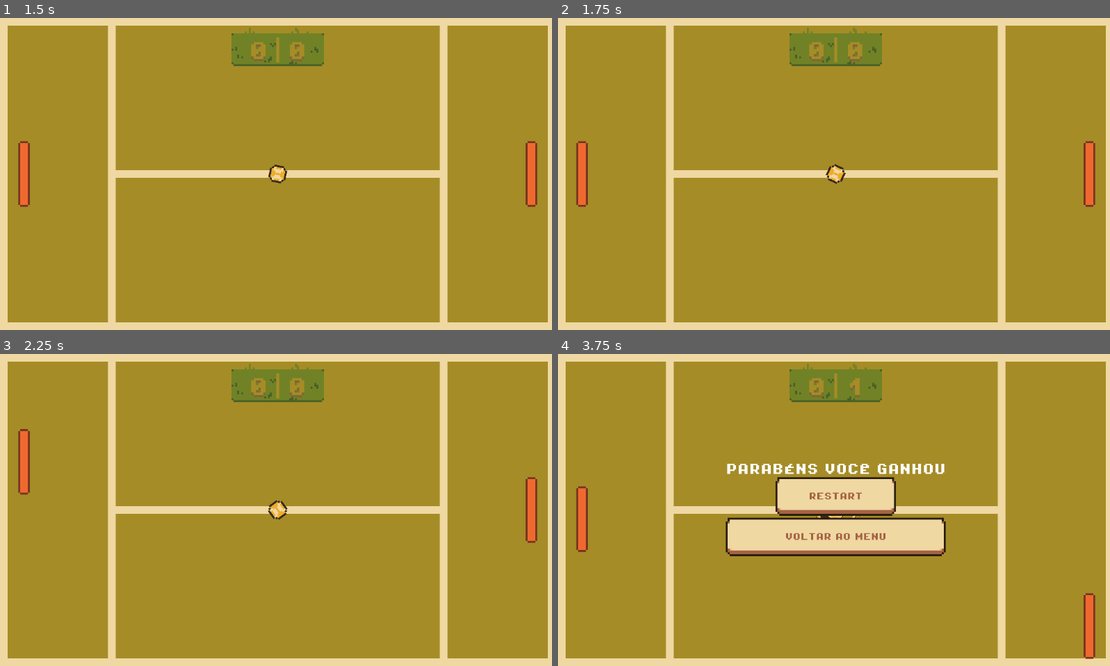
Above: before the commit, frames 1-4 (two rows, left to right).
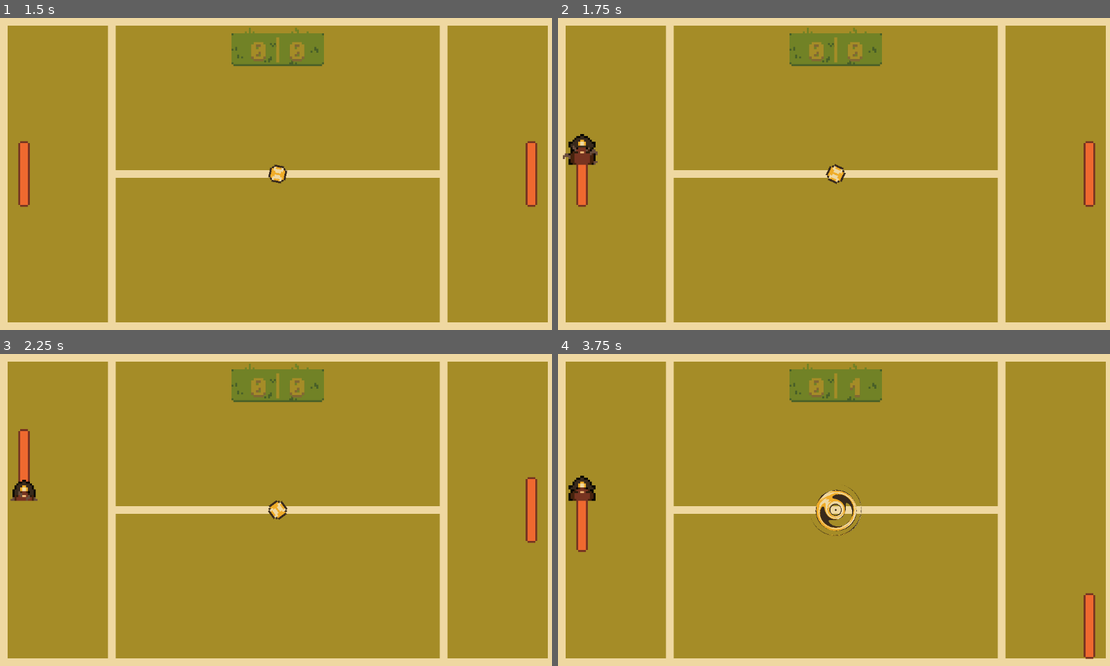
Above: after the commit, the same moments.

Repository: Fivarto/Pong-Git
Game: Godot game, scene res://Scenes/main_menu.tscn
Same seed, same stepped clock (60 frames per second), same inputs: the game is played once before the commit and once after it.
Inputs (mouse positions are in pixels of both pictures, inside the frame that each line leads up to):
- Up to frame 1 (1.5 s): click "START GAME" at 0.5 s; click "P1 X CPU" at 1.25 s
- Up to frame 2 (1.75 s): no input
- Up to frame 3 (2.25 s): move the mouse to (397, 494) at 2.02 s; hold W (p1_move_up) from 2.03 s (still down); hold Z (p1_power_up) from 2.03 s (still down)
- Up to frame 4 (3.75 s): move the mouse to (723, 525) at 2.77 s; release W (p1_move_up) at 2.78 s; release Z (p1_power_up) at 2.78 s; hold S (p1_move_down) 2.78-3.53 s; tap Down (p2_move_down) at 2.85 s; move the mouse to (889, 441) at 3.52 s; hold W (p1_move_up) from 3.53 s (still down); hold Up (p2_move_up) from 3.53 s (still down)

Frame 1 is identical in both runs. In frame 2, 0.4% of the frame differs, in the area x 0-8%, y 37-48%; in frame 3, 0.2%; in frame 4, 8.4%, in the area x 1-71%, y 35-65%.

Commit message:
Mole Added
Testing some field variables

Diff:
--- a/Scenes/Main.tscn
+++ b/Scenes/Main.tscn
@@ -12,6 +12,21 @@
 
 [sub_resource type="RectangleShape2D" id="RectangleShape2D_57iq4"]
 size = Vector2(22, 138)
+
+[sub_resource type="Animation" id="Animation_7d6kp"]
+length = 0.001
+tracks/0/type = "value"
+tracks/0/imported = false
+tracks/0/enabled = true
+tracks/0/path = NodePath(".:scale")
+tracks/0/interp = 1
+tracks/0/loop_wrap = true
+tracks/0/keys = {
+"times": PackedFloat32Array(0),
+"transitions": PackedFloat32Array(1),
+"update": 0,
+"values": [Vector2(1, 1)]
+}
 
 [sub_resource type="Animation" id="Animation_mx3vp"]
 resource_name = "anim_grow"
@@ -28,21 +43,6 @@
 "values": [Vector2(1, 1), Vector2(1, 2)]
 }
 
-[sub_resource type="Animation" id="Animation_7d6kp"]
-length = 0.001
-tracks/0/type = "value"
-tracks/0/imported = false
-tracks/0/enabled = true
-tracks/0/path = NodePath(".:scale")
-tracks/0/interp = 1
-tracks/0/loop_wrap = true
-tracks/0/keys = {
-"times": PackedFloat32Array(0),
-"transitions": PackedFloat32Array(1),
-"update": 0,
-"values": [Vector2(1, 1)]
-}
-
 [sub_resource type="AnimationLibrary" id="AnimationLibrary_v50t0"]
 _data = {
 "RESET": SubResource("Animation_7d6kp"),
@@ -217,7 +217,7 @@
 grow_horizontal = 2
 grow_vertical = 2
 
-[node name="Label" type="Label" parent="canvas_win_screen/VBoxContainer"]
+[node name="label_win_screen" type="Label" parent="canvas_win_screen/VBoxContainer"]
 layout_mode = 2
 theme_override_fonts/font = ExtResource("4_dqlsp")
 theme_override_font_sizes/font_size = 24
@@ -300,6 +300,10 @@
 [node name="SlowZoneTimer" type="Timer" parent="."]
 one_shot = true
 
+[node name="mole_timer" type="Timer" parent="."]
+one_shot = true
+autostart = true
+
 [connection signal="body_entered" from="ScoreLeft" to="." method="_on_score_left_body_entered"]
 [connection signal="body_entered" from="ScoreRight" to="." method="_on_score_right_body_entered"]
 [connection signal="pressed" from="canvas_win_screen/VBoxContainer/button_restartGame" to="." method="_on_button_restart_game_pressed"]
@@ -309,3 +313,4 @@
 [connection signal="pressed" from="canvas_gameMode/VBoxContainer/button_gameMode_back" to="." method="_on_button_pressed"]
 [connection signal="timeout" from="Balltimer" to="." method="_on_balltimer_timeout"]
 [connection signal="timeout" from="SlowZoneTimer" to="." method="_on_slow_zone_timer_timeout"]
+[connection signal="timeout" from="mole_timer" to="." method="_on_mole_timer_timeout"]
--- a/Scripts/main.gd
+++ b/Scripts/main.gd
@@ -9,7 +9,7 @@
 
 var ball_scene = preload("res://Scenes/ball.tscn")
 var slowMo_scene = preload("res://Scenes/slown_zone.tscn")
-
+var mole_scene = preload("res://mole.tscn")
 
 var ball_in_scene: bool = false
 
@@ -19,7 +19,15 @@
 		$SlowZoneTimer.start()
 
 func _on_balltimer_timeout() -> void:
-	$Ball.new_ball()
+
+	if not get_node("Ball"):
+		var instancia = ball_scene.instantiate()
+		add_child(instancia)
+
+		$Ball.new_ball()
+
+	else:
+		$Ball.new_ball()
 
 
 #CPU Score
@@ -33,8 +41,8 @@
 
 	$Balltimer.start()
 
-	if score[1] >= 1:
-		print("CPU ganhou")
+	if score[1] >= 3:
+		$canvas_win_screen/VBoxContainer/label_win_screen.text = str(" A CPU VENCEU")
 		$canvas_win_screen.visible = true
 		$Balltimer.stop()
 
@@ -47,8 +55,8 @@
 	ball_in_scene = false
 	$Balltimer.start()
 
-	if score[0] >= 1:
-		print("Player ganhou")
+	if score[0] >= 3:
+		$canvas_win_screen/VBoxContainer/label_win_screen.text = str(" O PLAYER VENCEU")
 		$canvas_win_screen.visible = true
 		$Balltimer.stop()
 
@@ -115,6 +123,16 @@
 	add_child(instancia_slow_mo)
 
 
+#Back to Manu from Player Mode Select
 func _on_button_pressed() -> void:
 
 	get_tree().change_scene_to_file("res://Scenes/main_menu.tscn")
+
+
+#Spawn mole
+func _on_mole_timer_timeout() -> void:
+
+
+	var mole_instance = mole_scene.instantiate()
+	mole_instance.position = Vector2(randf_range(get_viewport().size.x , 0), randf_range(get_viewport().size.y, 0))
+	add_child(mole_instance)
--- /dev/null
+++ b/mole.tscn
@@ -0,0 +1,65 @@
+[gd_scene load_steps=10 format=3 uid="uid://pl6qdr1jadf5"]
+
+[ext_resource type="Texture2D" uid="uid://b1urqgiy00cae" path="res://Assets/toupeira_pop_up.png" id="1_2oqo3"]
+
+[sub_resource type="AtlasTexture" id="AtlasTexture_ub3i1"]
+atlas = ExtResource("1_2oqo3")
+region = Rect2(0, 0, 80, 64)
+
+[sub_resource type="AtlasTexture" id="AtlasTexture_qacx8"]
+atlas = ExtResource("1_2oqo3")
+region = Rect2(80, 0, 80, 64)
+
+[sub_resource type="AtlasTexture" id="AtlasTexture_38wyo"]
+atlas = ExtResource("1_2oqo3")
+region = Rect2(160, 0, 80, 64)
+
+[sub_resource type="AtlasTexture" id="AtlasTexture_8ohkv"]
+atlas = ExtResource("1_2oqo3")
+region = Rect2(240, 0, 80, 64)
+
+[sub_resource type="AtlasTexture" id="AtlasTexture_8xplw"]
+atlas = ExtResource("1_2oqo3")
+region = Rect2(320, 0, 80, 64)
+
+[sub_resource type="AtlasTexture" id="AtlasTexture_h7n4d"]
+atlas = ExtResource("1_2oqo3")
+region = Rect2(400, 0, 80, 64)
+
+[sub_resource type="AtlasTexture" id="AtlasTexture_rnlyx"]
+atlas = ExtResource("1_2oqo3")
+region = Rect2(480, 0, 80, 64)
+
+[sub_resource type="SpriteFrames" id="SpriteFrames_f8k8g"]
+animations = [{
+"frames": [{
+"duration": 1.0,
+"texture": SubResource("AtlasTexture_ub3i1")
+}, {
+"duration": 1.0,
+"texture": SubResource("AtlasTexture_qacx8")
+}, {
+"duration": 1.0,
+"texture": SubResource("AtlasTexture_38wyo")
+}, {
+"duration": 1.0,
+"texture": SubResource("AtlasTexture_8ohkv")
+}, {
+"duration": 1.0,
+"texture": SubResource("AtlasTexture_8xplw")
+}, {
+"duration": 1.0,
+"texture": SubResource("AtlasTexture_h7n4d")
+}, {
+"duration": 1.0,
+"texture": SubResource("AtlasTexture_rnlyx")
+}],
+"loop": true,
+"name": &"default",
+"speed": 12.0
+}]
+
+[node name="Mole" type="AnimatedSprite2D"]
+sprite_frames = SubResource("SpriteFrames_f8k8g")
+autoplay = "default"
+frame_progress = 0.0662332
Binary file changed: Assets/SpritesBase.aseprite
Binary file added: Assets/toupeira_pop_up.png
Not shown, added: Assets/toupeira_pop_up.png.import
